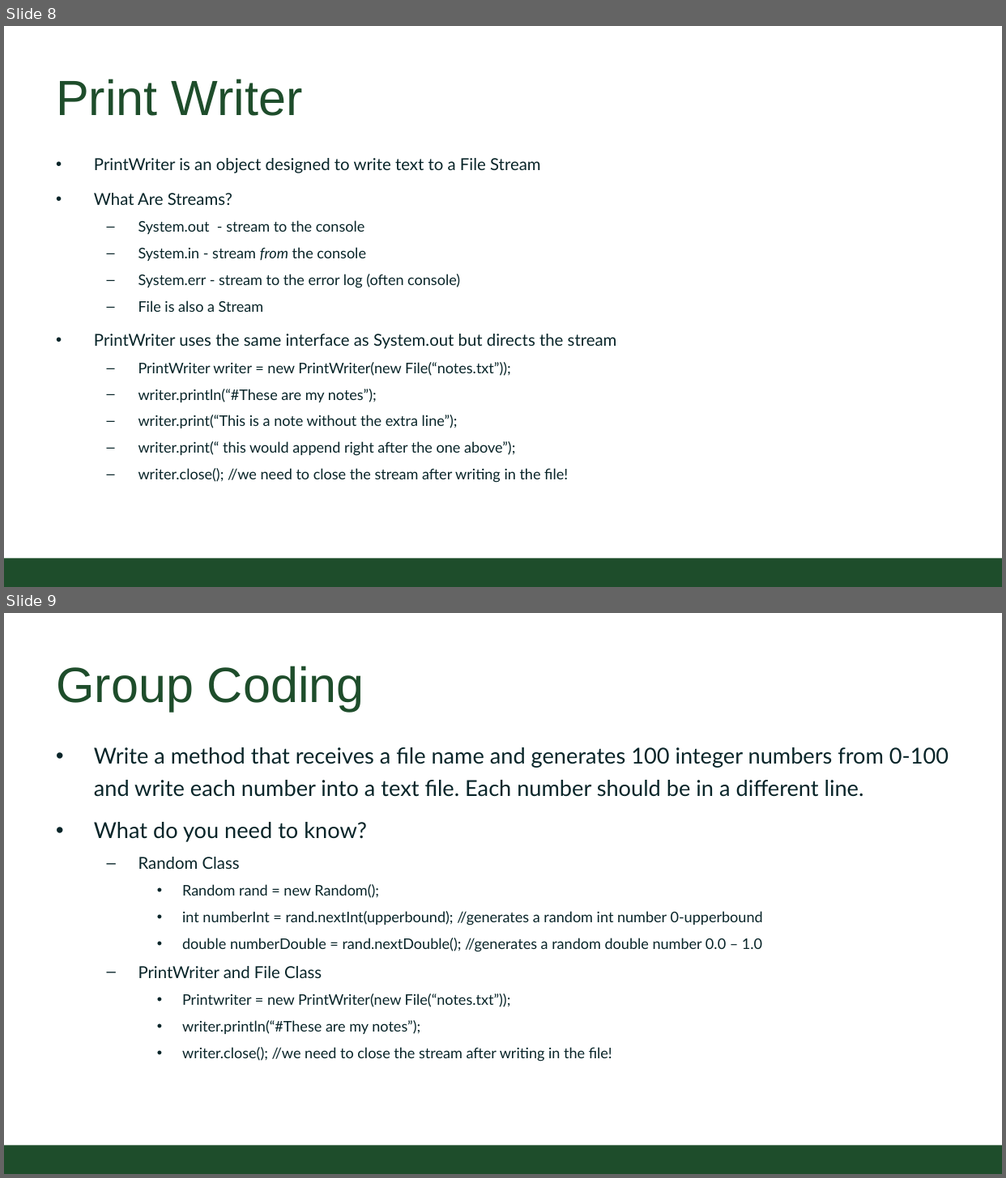
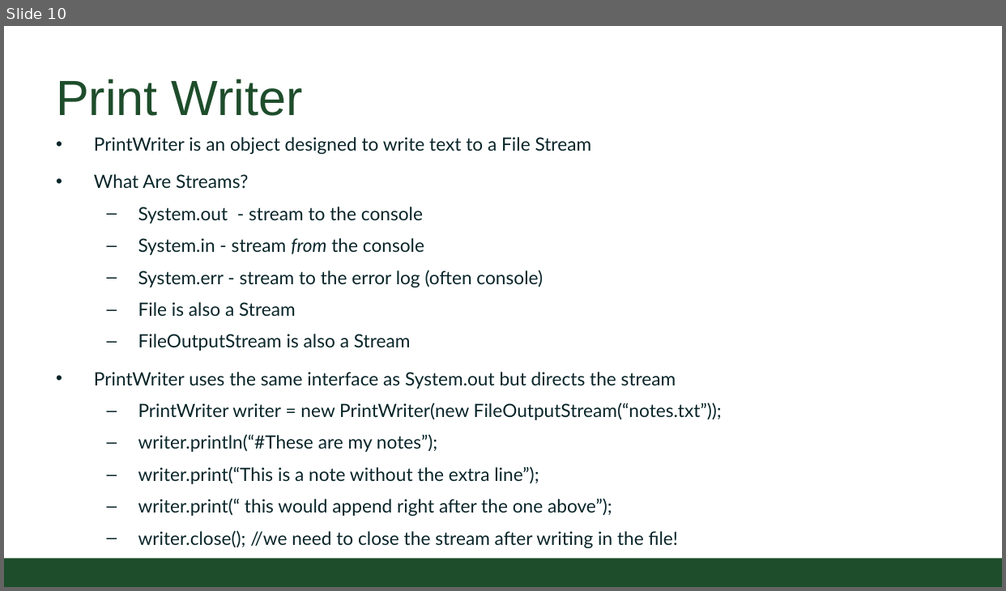
Before and after one commit to CSU-CompSci-CS163-4/Handouts, a slide deck: slides/On-Campus/09_01_OSandFileWriting.pptx. Shown one above the other, each under a label of ours: slides 8 and 9 before the commit, slide 10 after it. The pictures are 1006x1178 and 1006x591 pixels, drawn with LibreOffice and Linux fonts; fonts in the diff are those of the drawing; background and template pictures are left out. Boxes give left, top, right and bottom in pixels: in the first picture for what was removed or moved away, otherwise in the second. Text is boxed around its words. In the diff, an @@ line names an element or a change of style, - is before the commit and + after.

Commit message:
Updated File Writing lecture

```diff
--- a/slides/On-Campus/09_01_OSandFileWriting.pptx
+++ b/slides/On-Campus/09_01_OSandFileWriting.pptx
@@ slide 9 removed at <box>4,613,1002,1174</box>, background #FFFFFF; not listed: 1 template element that a slide beside it also shows @@
@@ title removed at <box>56,666,364,711</box> @@
-Group Coding
@@ text removed at <box>94,747,948,1062</box> @@
-• Write a method that receives a file name and generates 100 integer numbers from 0-100 and write each number into a text file. Each number should be in a different line.
-• What do you need to know?
-  – Random Class
-    • Random rand = new Random();
-    • int numberInt = rand.nextInt(upperbound); //generates a random int number 0-upperbound
-    • double numberDouble = rand.nextDouble(); //generates a random double number 0.0 – 1.0
-  – PrintWriter and File Class
-    • Printwriter = new PrintWriter(new File(“notes.txt”));
-    • writer.println(“#These are my notes”);
-    • writer.close(); //we need to close the stream after writing in the file!
@@ what was slide 8 is now slide 10 @@
@@ slide 10 changed as well @@
@@ text "PrintWriter is an object designed ...": place and size @@
-text "PrintWriter is an object designed ..." at <box>94,158,617,483</box>
+text "PrintWriter is an object designed ..." at <box>94,137,722,548</box>
@@ text at <box>94,137,678,548</box>: size 18 to 20 pt in "PrintWriter is an object designed to write ...", "What Are Streams?", "PrintWriter uses the same interface as System.out ..."; size 16 to 20 pt in "System.out - stream to the console", "System.in - stream from the console", "System.err - stream to the error log ...", "File is also a Stream" and 4 more places @@
@@ text at <box>138,334,411,351</box>: paragraph added @@
+  – FileOutputStream is also a Stream
@@ text at <box>138,403,722,420</box>: text changed; size 16 to 20 pt @@
-  – PrintWriter writer = new PrintWriter(new File(“notes.txt”));
+  – PrintWriter writer = new PrintWriter(new FileOutputStream(“notes.txt”));
```
Also in this commit, not shown: 5 other slides changed, 8 slides added, 2 other slides removed.
